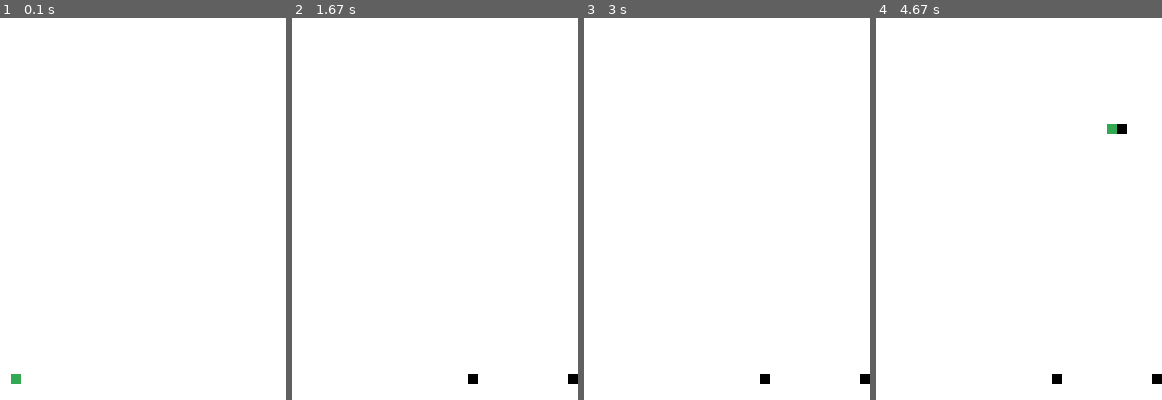
Above: before the commit, frames 1-4 (left to right).
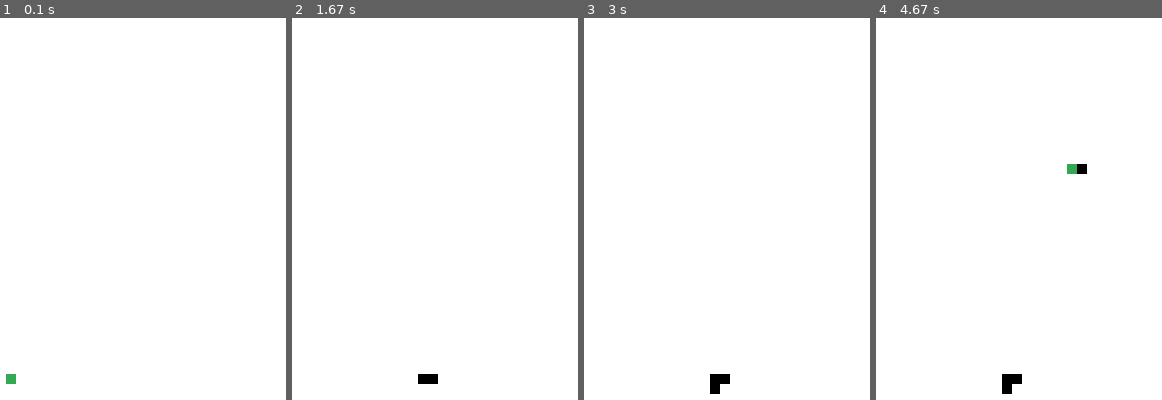
Above: after the commit, the same moments.

Repository: mcastre1/pygame
Game: pygame game, started from snake_game/main.py
Two runs of this game, one before a commit and one after it. Both use one fixed random seed, a clock stepped at 60 frames per second and the inputs below.
Inputs:
- Up to frame 1 (0.1 s): no input
- Up to frame 2 (1.67 s): tap Space at 0.33, 0.67, 1 s
- Up to frame 3 (3 s): hold Up 1.83-2.3 s; tap Space at 2.33 s
- Up to frame 4 (4.67 s): hold Left 3.17-3.7 s; hold Down 3.73-4.2 s; hold Left 4.23-4.63 s

The runs differ from the first frame. In frame 1, less than 0.1% of the frame differs, in the area x 2-8%, y 93-96%; in frame 2, 0.4%; in frame 3, 0.5%; in frame 4, 0.8%, in the area x 44-100%, y 27-99%.

Commit message:
Create snake body parts on keyboard space, but doesnt follow

Diff:
--- a/snake_game/main.py
+++ b/snake_game/main.py
@@ -48,7 +48,6 @@
                     tail = body_group.sprites()[-1]
                     direction = tail.direction
 
-                    print(direction)
                     if head.direction == 'Right':
                         body_group.add(Body(tail.pos_x - SIZE, tail.pos_y, tail.direction))
                     elif head.direction == 'Left':
@@ -65,7 +64,8 @@
 
     head_group.draw(screen)
     body_group.draw(screen)
-    for i, body in enumerate(body_group.sprites()[::-1]):
+    for i in range(len(body_group)):
+        body = body_group.sprites()[i]
         x_mult = 0
         y_mult = 0
         if i == 0:
@@ -84,9 +84,6 @@
             if y_mult != 0:
                 body.update(head.pos_x, head.pos_y + ((SIZE/2)*y_mult), head.direction)
 
-
-    #body_group.update(head.pos_x - 5, head.pos_y)
-
     pygame.display.update()
 
-    clock.tick(FPS)
+    clock.tick(50)
